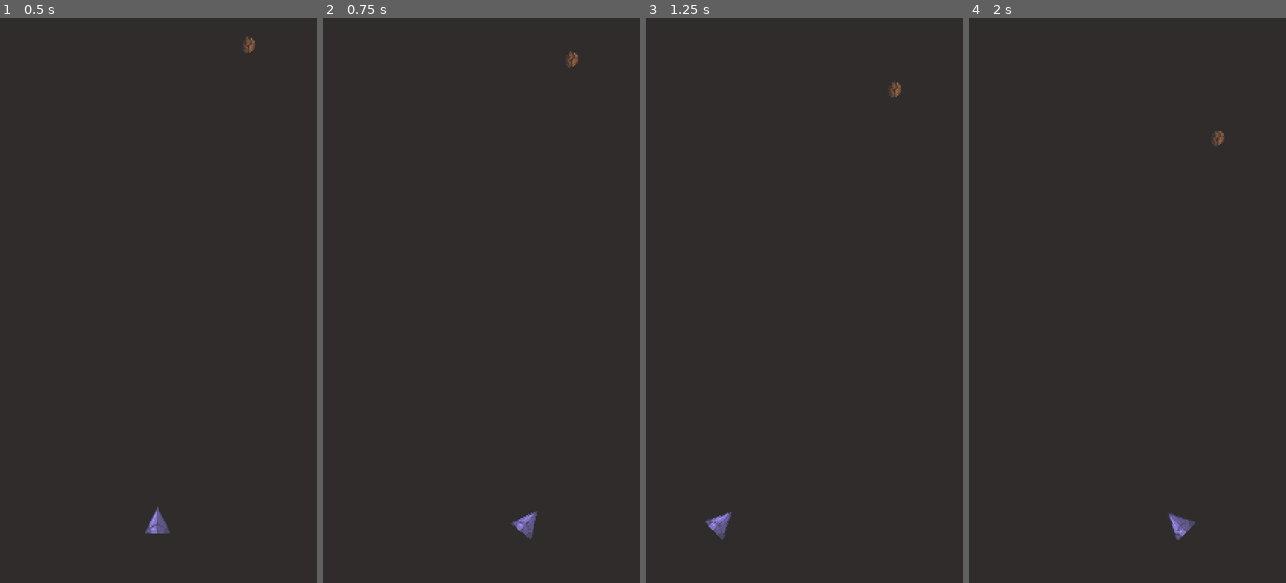
Above: before the commit, frames 1-4 (left to right).
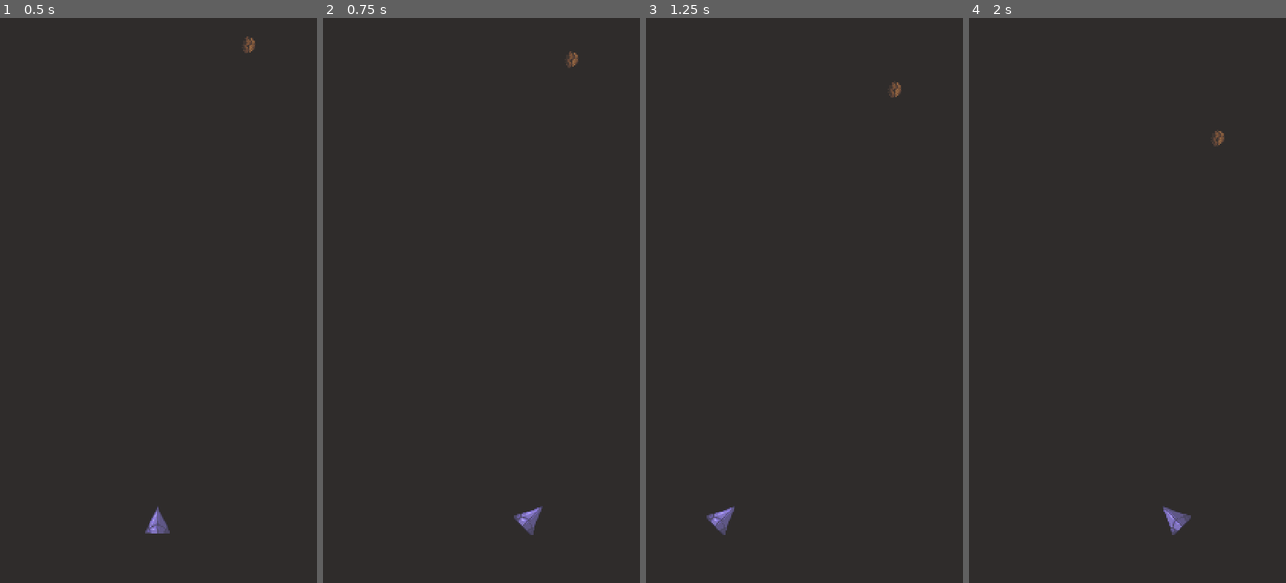
Above: after the commit, the same moments.

Repository: Dokkae6949/MidAir
Game: Godot game, scene res://scenes/main.tscn
The game is run twice, just before and just after one commit, with the same random seed, the same clock (stepped at 60 frames per second) and the same inputs.
Inputs:
- Up to frame 1 (0.5 s): no input
- Up to frame 2 (0.75 s): hold D (player_move_right) from 0.53 s (still down)
- Up to frame 3 (1.25 s): keep holding D (player_move_right)
- Up to frame 4 (2 s): release D (player_move_right) at 1.28 s; hold A (player_move_left) from 1.28 s (still down)

Frame 1 is identical in both runs. In frame 2, 0.2% of the frame differs, in the area x 59-70%, y 86-93%; in frame 3, 0.2%; in frame 4, 0.3%, in the area x 61-72%, y 86-93%.

Commit message:
Add animated rotated player sprites

Diff:
--- a/scenes/player.tscn
+++ b/scenes/player.tscn
@@ -1,16 +1,63 @@
-[gd_scene load_steps=3 format=3 uid="uid://cexy13v0tvdum"]
+[gd_scene load_steps=14 format=3 uid="uid://cexy13v0tvdum"]
 
 [ext_resource type="Script" path="res://scripts/player.gd" id="1_lnyua"]
 [ext_resource type="Texture2D" uid="uid://cvkcnew1f82y2" path="res://assets/tth.png" id="2_gpg1d"]
+[ext_resource type="Script" path="res://scripts/rotated_texture.gd" id="2_uvptb"]
+
+[sub_resource type="AtlasTexture" id="AtlasTexture_h4qbk"]
+atlas = ExtResource("2_gpg1d")
+region = Rect2(0, 32, 32, 32)
+
+[sub_resource type="Resource" id="Resource_kdtbi"]
+script = ExtResource("2_uvptb")
+rotation_target = -45.0
+texture = SubResource("AtlasTexture_h4qbk")
+
+[sub_resource type="AtlasTexture" id="AtlasTexture_0ve1r"]
+atlas = ExtResource("2_gpg1d")
+region = Rect2(32, 32, 32, 32)
+
+[sub_resource type="Resource" id="Resource_m4grk"]
+script = ExtResource("2_uvptb")
+rotation_target = -20.0
+texture = SubResource("AtlasTexture_0ve1r")
+
+[sub_resource type="AtlasTexture" id="AtlasTexture_4evyb"]
+atlas = ExtResource("2_gpg1d")
+region = Rect2(64, 32, 32, 32)
+
+[sub_resource type="Resource" id="Resource_xr6r6"]
+script = ExtResource("2_uvptb")
+rotation_target = 0.0
+texture = SubResource("AtlasTexture_4evyb")
+
+[sub_resource type="AtlasTexture" id="AtlasTexture_p0lqq"]
+atlas = ExtResource("2_gpg1d")
+region = Rect2(98, 32, 32, 32)
+
+[sub_resource type="Resource" id="Resource_0oq1q"]
+script = ExtResource("2_uvptb")
+rotation_target = 20.0
+texture = SubResource("AtlasTexture_p0lqq")
+
+[sub_resource type="AtlasTexture" id="AtlasTexture_kphec"]
+atlas = ExtResource("2_gpg1d")
+region = Rect2(130, 32, 32, 32)
+
+[sub_resource type="Resource" id="Resource_pmbh5"]
+script = ExtResource("2_uvptb")
+rotation_target = 45.0
+texture = SubResource("AtlasTexture_kphec")
 
 [node name="Player" type="AnimatableBody2D"]
 sync_to_physics = false
 script = ExtResource("1_lnyua")
+rotated_textures = Array[ExtResource("2_uvptb")]([SubResource("Resource_kdtbi"), SubResource("Resource_m4grk"), SubResource("Resource_xr6r6"), SubResource("Resource_0oq1q"), SubResource("Resource_pmbh5")])
 
 [node name="CollisionPolygon2D" type="CollisionPolygon2D" parent="."]
 polygon = PackedVector2Array(-10, 5, 9, 5, 0, -16, -10, 5)
 
 [node name="Sprite" type="Sprite2D" parent="."]
+process_priority = 10
 texture = ExtResource("2_gpg1d")
-region_enabled = true
 region_rect = Rect2(64, 32, 32, 32)
--- a/scripts/player.gd
+++ b/scripts/player.gd
@@ -1,6 +1,7 @@
 extends AnimatableBody2D
 
 
+@export var rotated_textures: Array[RotatedTexture]
 @export_group("Movement")
 ## The amount of rotation to the left/right that should be applied
 @export var max_rotation_degrees: float = 45.0
@@ -12,6 +13,7 @@
 @onready var sprite: Sprite2D = $Sprite
 
 var _target_rotation_degrees: float = 0.0
+var _rotation_degrees: float = 0.0
 
 
 func _process(delta: float) -> void:
@@ -24,16 +26,34 @@
 	elif allow_rotation_reset:
 		_target_rotation_degrees = 0
 
-	# TODO: Refactor this to make teleportation smoother
+	_update_sprite()
+
+
+func _physics_process(delta: float) -> void:
+	_rotation_degrees = lerpf(_rotation_degrees, _target_rotation_degrees, rotation_speed * delta)
+
+	# Movement input depends on how much we have rotated compared to the target rotation
+	var movement_input = _rotation_degrees / max_rotation_degrees
+	position.x += movement_input * movement_speed * delta
+
+	_handle_bounds()
+
+
+# TODO: Refactor this to make teleportation smoother
+func _handle_bounds() -> void:
 	if position.x < 0.0:
 		position.x = get_viewport_rect().size.x
 	if position.x > get_viewport_rect().size.x:
 		position.x = 0
 
 
-func _physics_process(delta: float) -> void:
-	rotation_degrees = lerpf(rotation_degrees, _target_rotation_degrees, rotation_speed * delta)
-
-	# Movement input depends on how much we have rotated compared to the target rotation
-	var movement_input = rotation_degrees / max_rotation_degrees
-	position.x += movement_input * movement_speed * delta
+func _update_sprite() -> void:
+	var closest_distance: float = INF
+	var closest: RotatedTexture
+	for rotated_texture in rotated_textures:
+		var distance = abs(rotated_texture.rotation_target - _rotation_degrees)
+		if distance < closest_distance:
+			closest_distance = distance
+			closest = rotated_texture
+	if sprite.texture != closest.texture:
+		sprite.texture = closest.texture
--- /dev/null
+++ b/scripts/rotated_texture.gd
@@ -0,0 +1,4 @@
+class_name RotatedTexture extends Resource
+
+@export var rotation_target: float
+@export var texture: Texture2D
